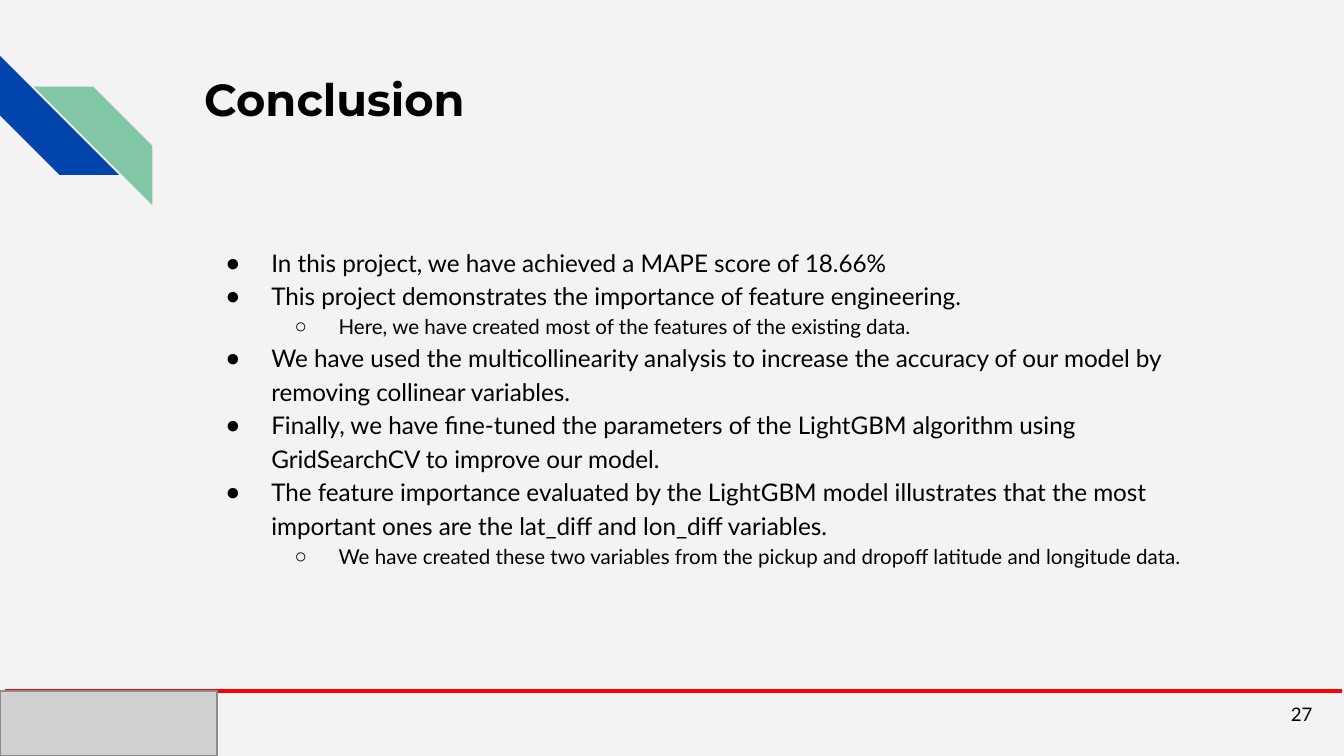
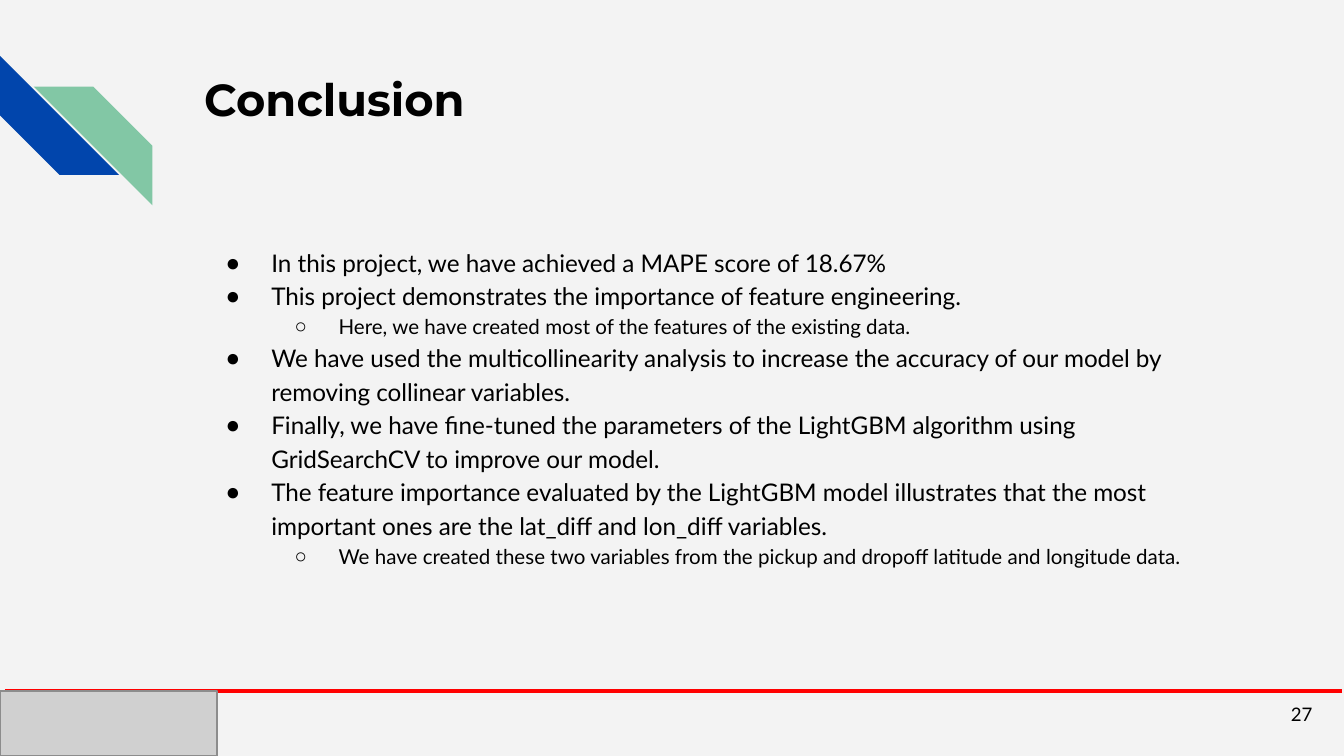
Before and after one commit to BhaskarCS/Springboard, a slide deck: slide 27 of Capstone_2_Project/Reports/4 - New York City Taxi Fare Prediction.pptx. Drawn at 1344x756 pixels with LibreOffice and Linux fonts; fonts in the diff are those of the drawing; grey boxes stand for pictures. Boxes give left, top, right and bottom in pixels: in the first picture for what was removed or moved away, otherwise in the second. Text is boxed around its words. In the diff, an @@ line names an element or a change of style, - is before the commit and + after.

Commit message:
Update ppt

```diff
--- a/Capstone_2_Project/Reports/4 - New York City Taxi Fare Prediction.pptx
+++ b/Capstone_2_Project/Reports/4 - New York City Taxi Fare Prediction.pptx
@@ text at (271, 254, 886, 277): text changed @@
-● In this project, we have achieved a MAPE score of 18.66%
+● In this project, we have achieved a MAPE score of 18.67%
```
Also in this commit, not shown: 2 other slides changed.
